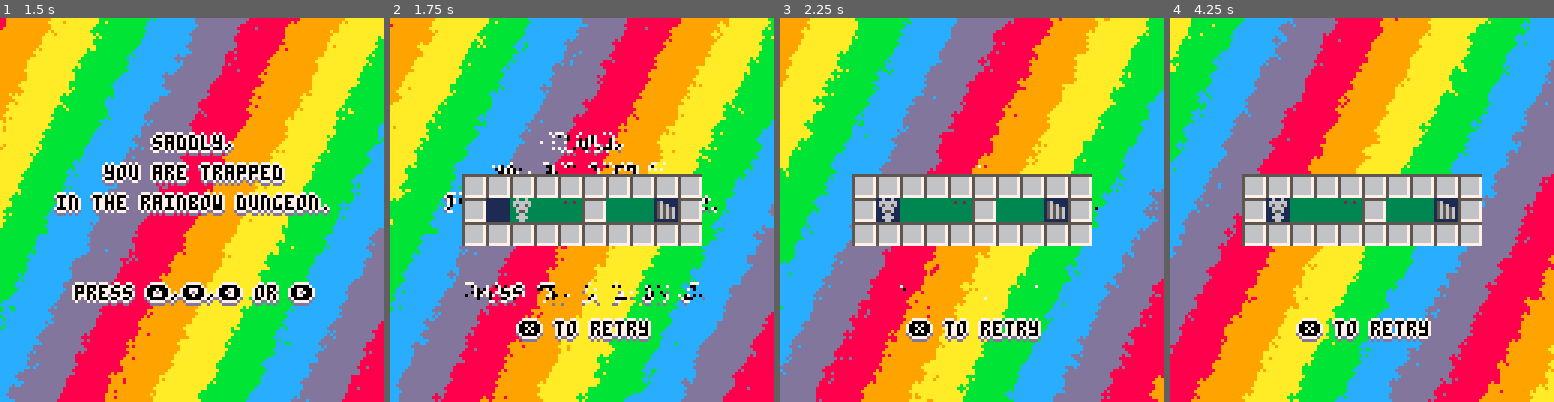
Above: before the commit, frames 1-4 (left to right).
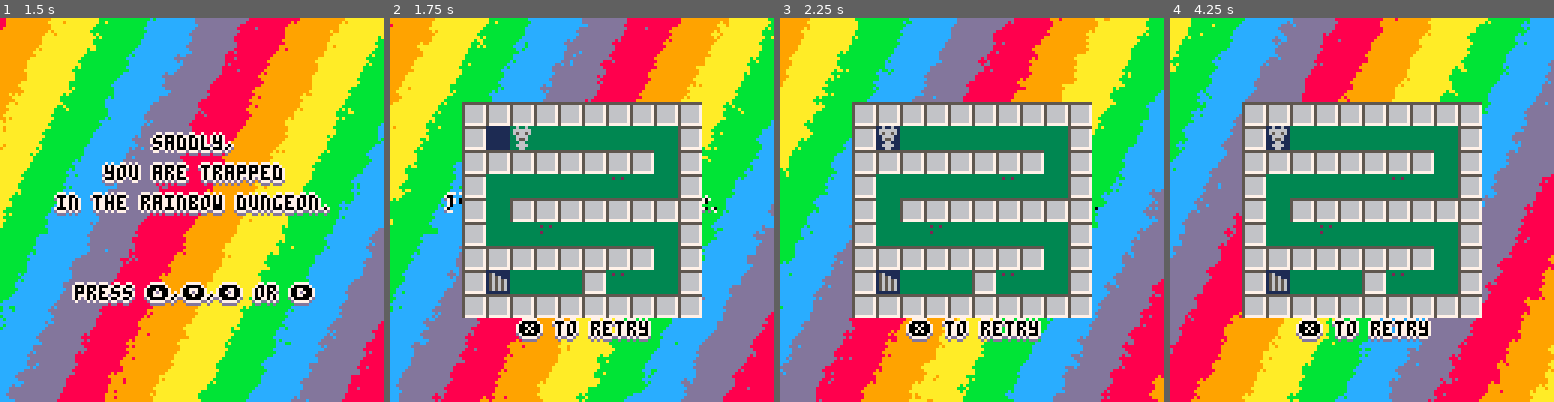
Above: after the commit, the same moments.

Repository: ArnaudValensi/mastermind-pico8
Game: PICO-8 cartridge jumppuzzle.p8
Same seed, same stepped clock (60 frames per second), same inputs: the game is played once before the commit and once after it.
Inputs:
- Up to frame 1 (1.5 s): tap X (X key) at 0.33, 1.07 s
- Up to frame 2 (1.75 s): hold Right from 1.6 s (still down)
- Up to frame 3 (2.25 s): tap X (X key) at 1.85 s; release Right at 2.1 s; hold Up from 2.15 s (still down)
- Up to frame 4 (4.25 s): release Up at 2.42 s; hold Right 2.47-3.03 s; tap X (X key) at 2.97, 4.08 s; hold Left 3.08-3.58 s; hold Down 3.63-3.97 s; hold Right from 4.02 s (still down)

Frame 1 is identical in both runs. In frame 2, 32% of the frame differs, in the area x 18-82%, y 21-79%; in frame 3, 32%; in frame 4, 32%.

Commit message:
Level design

Diff:
--- a/jumppuzzle.p8
+++ b/jumppuzzle.p8
@@ -141,7 +141,7 @@
 
 	if currentlv == nil then
 		endgame=true
-		music(-1)
+		--music(-1)
 		sfx(5)
 		return
 	end
@@ -181,7 +181,7 @@
 		or btnp(➡️)
 		then
 			startgame=false
-			music(0)
+			--music(0)
 		end
 
 		return
@@ -305,14 +305,14 @@
 33333333000660005777777711111111111111110000000000000000000000000000000000000000000000000000000000000000000000000000000000000000
 __map__
 1212121212121212121200121212121212121200121212121200121212121212121212121212121200121212121212121212000000000000000000000000000000121212001212121212121212121212121212000000000000000000000000000000000000000000000000000000000000000000000000000000000000000000
-1213101002121010141200121310020112121200121010131200121310101010100202120310051200121304040202020512000000000000000000000000000000121312001213101010101010101010101412000000000000000000000000000000000000000000000000000000000000000000000000000000000000000000
-1212121212121212121200121012120101121200121410101200121012121212020502121012011200121205010203010212000000000000000000000000000000121012001212121212121212121212121212000000000000000000000000000000000000000000000000000000000000000000000000000000000000000000
-0000000000000000000000121212010210121200121212121200121012021004121212121212011200121203030302030412000000000000000000000000000000121012000000000000000000000000000000000000000000000000000000000000000000000000000000000000000000000000000000000000000000000000
-0000000000000000000000121212121214121200000000000000121012120410120303120312051200121202010202030512000000000000000000000000000000121012000000000000000000000000000000000000000000000000000000000000000000000000000000000000000000000000000000000000000000000000
-0000000000000000000000121212121212121200000000000000121010100212120312120312031200121203030303040112000000000000000000000000000000121012000000000000000000000000000000000000000000000000000000000000000000000000000000000000000000000000000000000000000000000000
-0000000000000000000000000000000000000000000000000000121012121212051210101012101200121204030503051412000000000000000000000000000000121012000000000000000000000000000000000000000000000000000000000000000000000000000000000000000000000000000000000000000000000000
-0000000000000000000000000000000000000000000000000000120312101012121205121212041200121212121212121212000000000000000000000000000000121412000000000000000000000000000000000000000000000000000000000000000000000000000000000000000000000000000000000000000000000000
-0000000000000000000000000000000000000000000000000000121012021210101010100310141200000000000000000000000000000000000000000000000000121212000000000000000000000000000000000000000000000000000000000000000000000000000000000000000000000000000000000000000000000000
+1213101010101010101200121310020112121200121010131200121310101010100202120310051200121304040202020512000000000000000000000000000000121312001213101010101010101010101412000000000000000000000000000000000000000000000000000000000000000000000000000000000000000000
+1212121212121212101200121012120101121200121410101200121012121212020502121012011200121205010203010212000000000000000000000000000000121012001212121212121212121212121212000000000000000000000000000000000000000000000000000000000000000000000000000000000000000000
+1210101010100210101200121212010210121200121212121200121012021004121212121212011200121203030302030412000000000000000000000000000000121012000000000000000000000000000000000000000000000000000000000000000000000000000000000000000000000000000000000000000000000000
+1210121212121212121200121212121214121200000000000000121012120410120303120312051200121202010202030512000000000000000000000000000000121012000000000000000000000000000000000000000000000000000000000000000000000000000000000000000000000000000000000000000000000000
+1210100310101010101200121212121212121200000000000000121010100212120312120312031200121203030303040112000000000000000000000000000000121012000000000000000000000000000000000000000000000000000000000000000000000000000000000000000000000000000000000000000000000000
+1212121212121212101200000000000000000000000000000000121012121212051210101012101200121204030503051412000000000000000000000000000000121012000000000000000000000000000000000000000000000000000000000000000000000000000000000000000000000000000000000000000000000000
+1214101010120210101200000000000000000000000000000000120312101012121205121212041200121212121212121212000000000000000000000000000000121412000000000000000000000000000000000000000000000000000000000000000000000000000000000000000000000000000000000000000000000000
+1212121212121212121200000000000000000000000000000000121012021210101010100310141200000000000000000000000000000000000000000000000000121212000000000000000000000000000000000000000000000000000000000000000000000000000000000000000000000000000000000000000000000000
 0000000000000000000000000000000000000000000000000000121212121212121212121212121200000000000000000000000000000000000000000000000000000000000000000000000000000000000000000000000000000000000000000000000000000000000000000000000000000000000000000000000000000000
 0000000000000000000000000000000000000000000000000000000000000000000000000000000000000000000000000000000000000000000000000000000000000000000000000000000000000000000000000000000000000000000000000000000000000000000000000000000000000000000000000000000000000000
 0000000000000000000000000000000000000000000000000000000000000000000000000000000000000000000000000000000000000000000000000000000000000000000000000000000000000000000000000000000000000000000000000000000000000000000000000000000000000000000000000000000000000000
